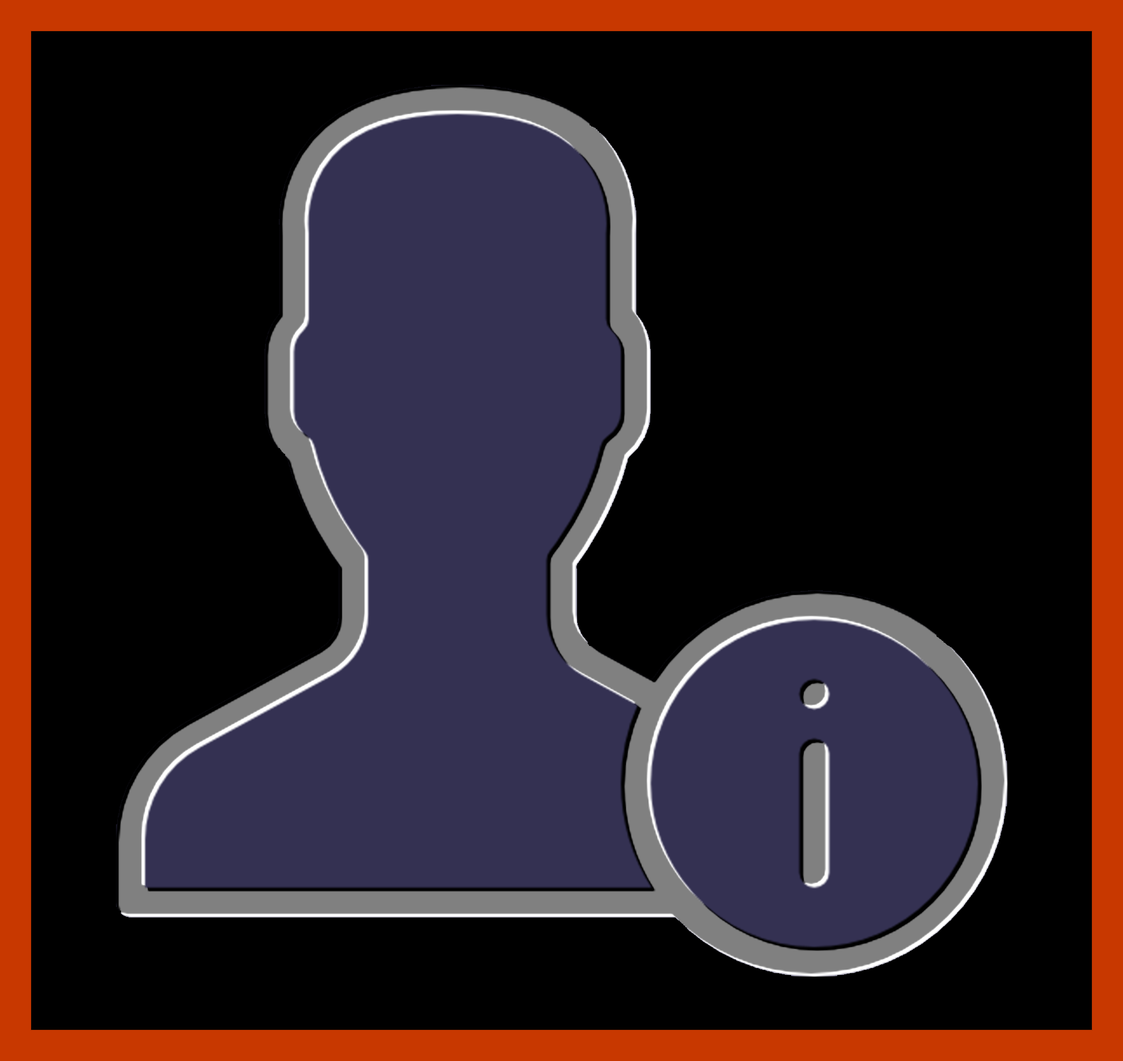
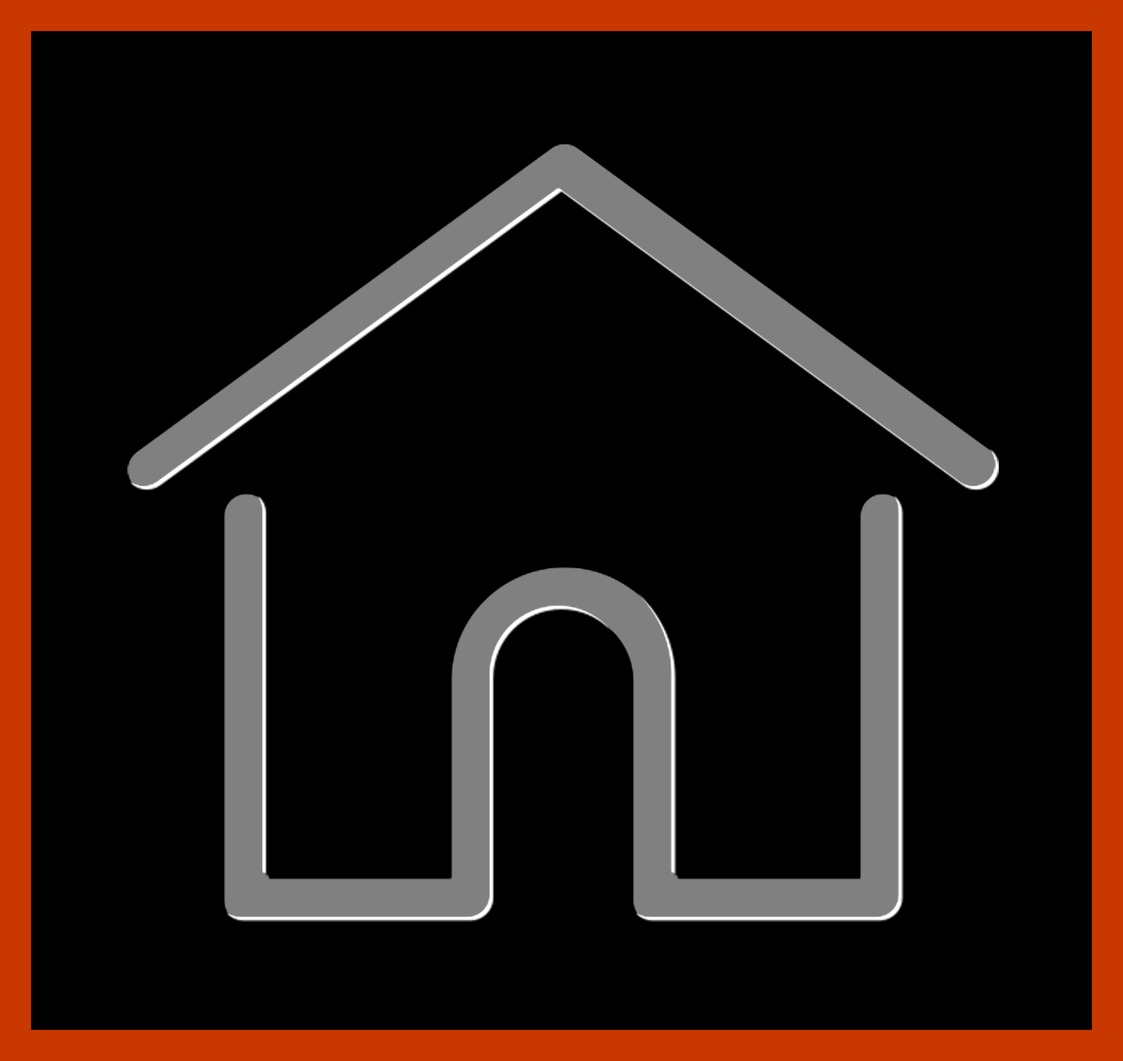
Layer changes from the first 1123x1061 image to the second:
added layer "home_263115" above "user_492600" over [115, 84, 1008, 977]
hid "user_492600" over [115, 84, 1008, 977]
